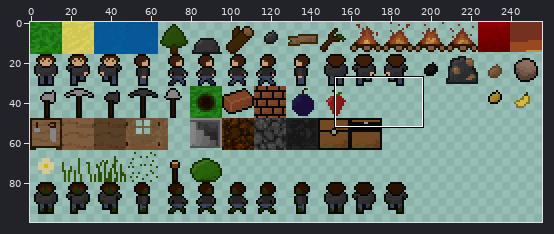
Sprite sheet, stored at assets/spritesheet.png. Above: a wide view before the commit, with the close-up outlined.
Close-up. Before the commit:
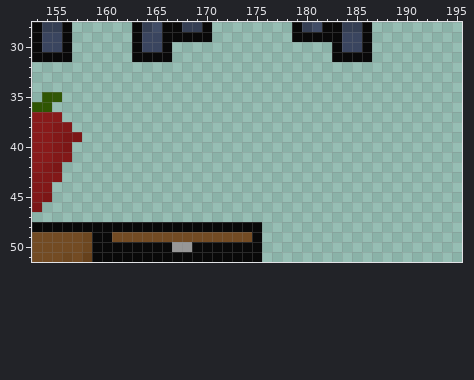
The file is 256x256 pixels. Pixels under 10% opacity are left out. Colours within 5 levels of each other are drawn and written as one. Shown: x 153..195, y 28..51. The wide view leaves out empty margins.
After:
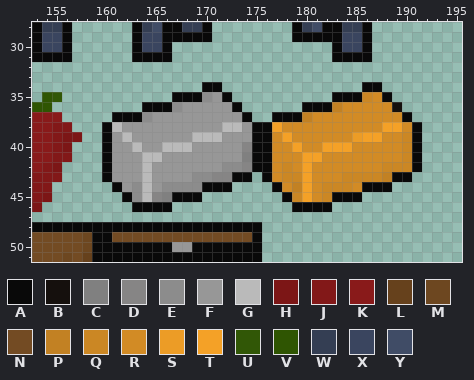
Palette (. is transparent): A #090909  B #15100d  C #808080  D #868585  E #8c8c8c  F #979797  G #bababa  H #7c1616  J #821818  K #891a1a  L #66411c  M #6d4720  N #734b23  P #c28123  Q #cb8724  R #d28b25  S #ec9c26  T #f4a127  U #2f5502f9  V #2f5502  W #343e53  X #3a455f  Y #404c66
Diff:
y 34: x 170..171 .. -> AA; x 186..187 .. -> AA
y 35: x 167..172 ...... -> AAAEFA; x 183..188 ...... -> AAAQRA
y 36: x 164..173 .......... -> AAAEFFFFFA; x 180..189 .......... -> AAAPRRRRRB
y 37: x 161..174 .............. -> AAAEFFFFFFFFFA; x 177..190 .............. -> AAAPRRRRRRRRRA
y 38: x 160..191 ................................ -> AGFFFFFFFFFFGGFAATRRRRRRRRRRTTRA
y 39: x 160..191 ................................ -> AFGFFFFFFGGGFFFAARTRRRRRRSTTRRQA
y 40: x 160..191 ................................ -> AFFGFFGGGFFFFFDAARRTRRTTTRRRRRQA
y 41: x 160..191 ................................ -> AFFFGGFFFFFFFFCAARRRTTRRRRRRRRQA
y 42: x 160..191 ................................ -> AFFFGFFFFFFFEEDAARQRTRRRRRRRQQQA
y 43: x 160..174 ............... -> AFFFGFFFFEEDDAA; x 176..190 ............... -> ARQQTRRRQQQQPAA
y 44: x 161..172 ............ -> AFEGFEEEEAAA; x 177..188 ............ -> ARPTRQQQRAAA
y 45: x 162..169 ........ -> AEGDCAAA; x 178..185 ........ -> AQTRQAAA
y 46: x 163..166 .... -> AAAA; x 179..182 .... -> AAAA
Pixel boxes of the changes (left, top, right, bottom) in both close-ups:
added: (102, 82, 422, 212)
